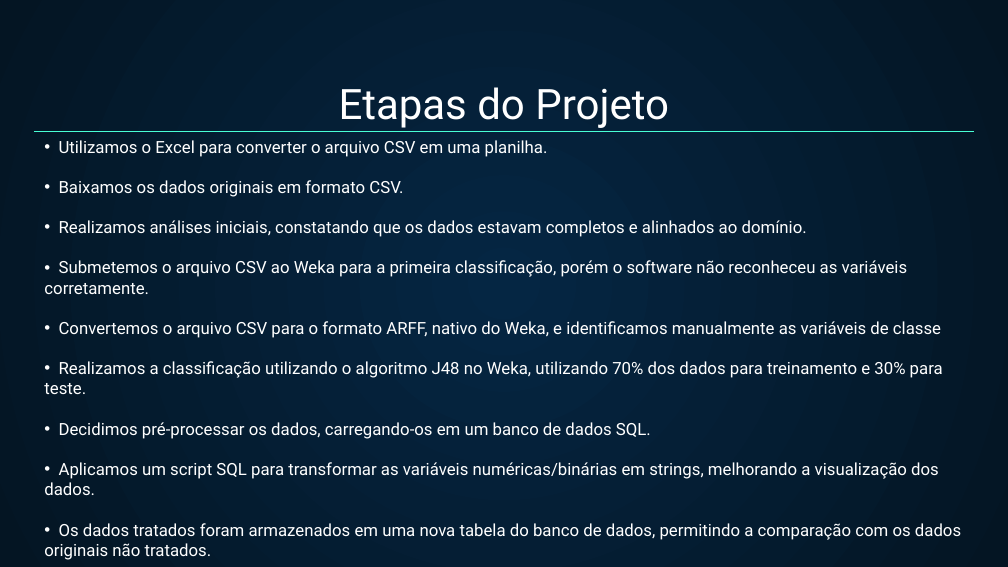
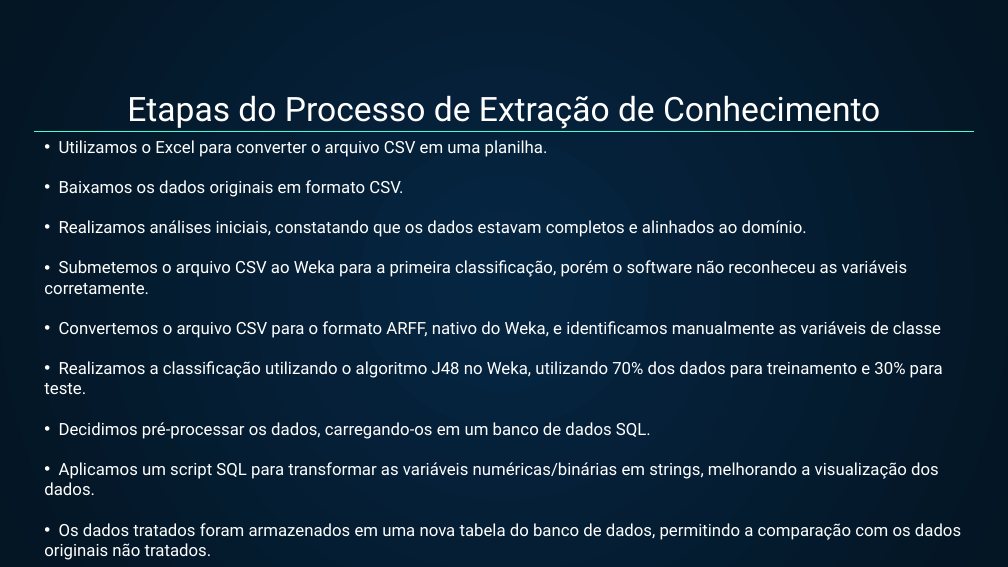
Before and after one commit to gismarb/heart_attack_data_miner, a slide deck: slide 8 of DOC/PPT/ApresentaçãoV2.pptx. Drawn at 1008x567 pixels with LibreOffice and Linux fonts; fonts in the diff are those of the drawing. Boxes give left, top, right and bottom in pixels: in the first picture for what was removed or moved away, otherwise in the second. Text is boxed around its words. In the diff, an @@ line names an element or a change of style, - is before the commit and + after.

```diff
--- a/DOC/PPT/ApresentaçãoV2.pptx
+++ b/DOC/PPT/ApresentaçãoV2.pptx
@@ title at (127,95,880,129): text changed; size 30 to 24 pt @@
-Etapas do Projeto
+Etapas do Processo de Extração de Conhecimento
```
Also in this commit, not shown: 5 other slides changed, 1 slide added, 1 other file.
